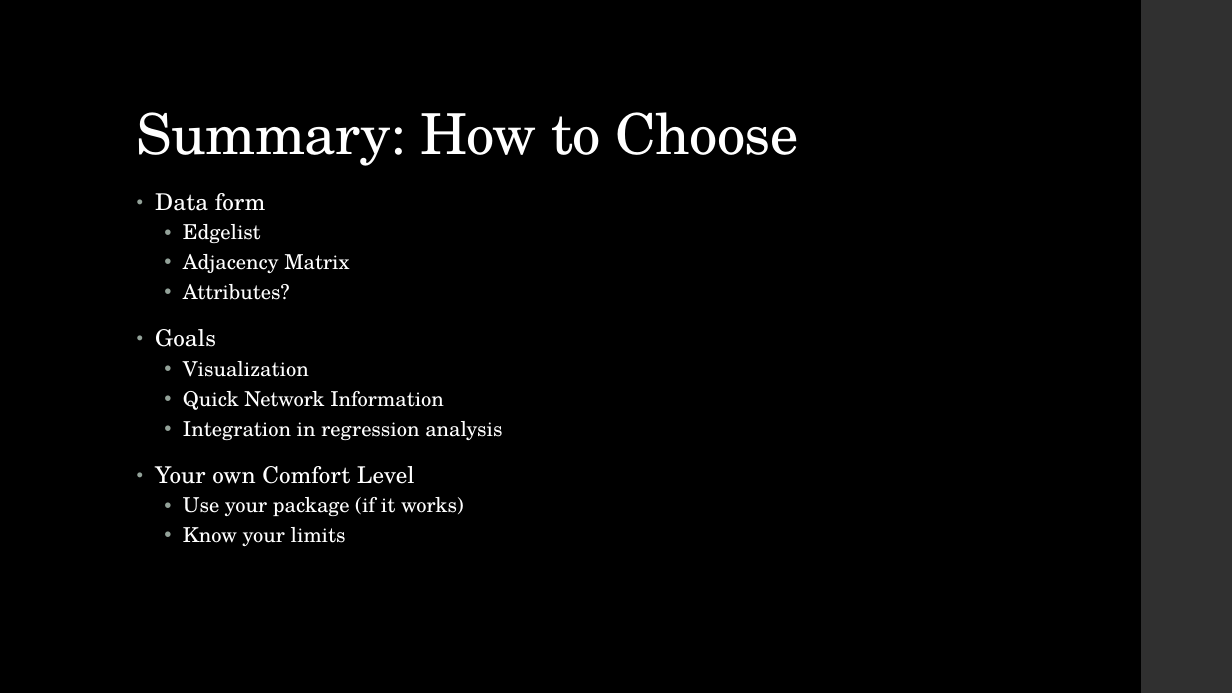
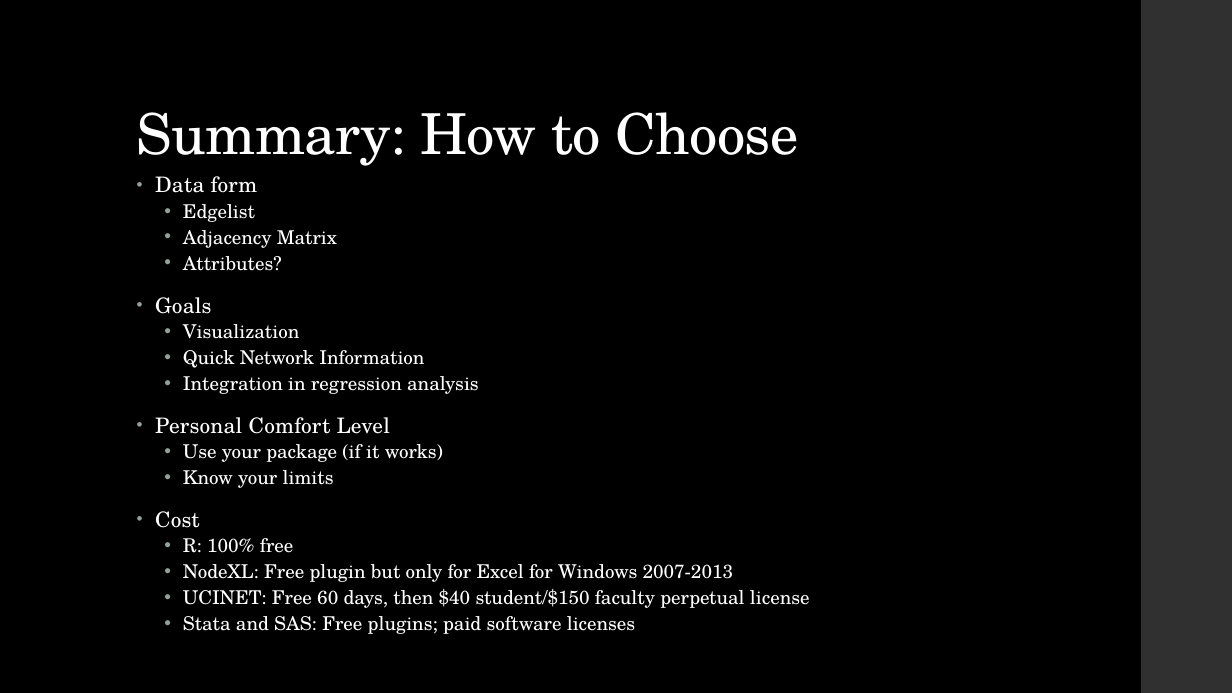
Before and after one commit to ndporter/snademo, a slide deck: slide 17 of Choosing a Social Network Tool (December 2013).pptx (slide 16 before the commit). Drawn at 1232x693 pixels with LibreOffice and Linux fonts; fonts in the diff are those of the drawing. Boxes give left, top, right and bottom in pixels: in the first picture for what was removed or moved away, otherwise in the second. Text is boxed around its words. In the diff, an @@ line names an element or a change of style, - is before the commit and + after.

```diff
--- a/Choosing a Social Network Tool (December 2013).pptx
+++ b/Choosing a Social Network Tool (December 2013).pptx
@@ text "Data form": place and size @@
-text "Data form" at (155, 193, 502, 547)
+text "Data form" at (155, 176, 810, 634)
@@ text at (155, 176, 479, 488): size 18 to 16.6 pt in "Data form", "Goals"; size 16 to 14.8 pt in "Edgelist", "Adjacency Matrix", "Attributes?", "Visualization" and 4 more places; line spacing 0.95 to 0.85; line spacing 0.9 to 0.8 @@
@@ text at (155, 417, 391, 434): text changed; size 18 to 16.6 pt @@
-• Your own Comfort Level
+• Personal Comfort Level
@@ text at (155, 511, 810, 634): paragraphs added @@
+• Cost
+  • R: 100% free
+  • NodeXL: Free plugin but only for Excel for Windows 2007-2013
+  • UCINET: Free 60 days, then $40 student/$150 faculty perpetual license
+  • Stata and SAS: Free plugins; paid software licenses
```
Also in this commit, not shown: 3 other slides changed, 2 slides added.
